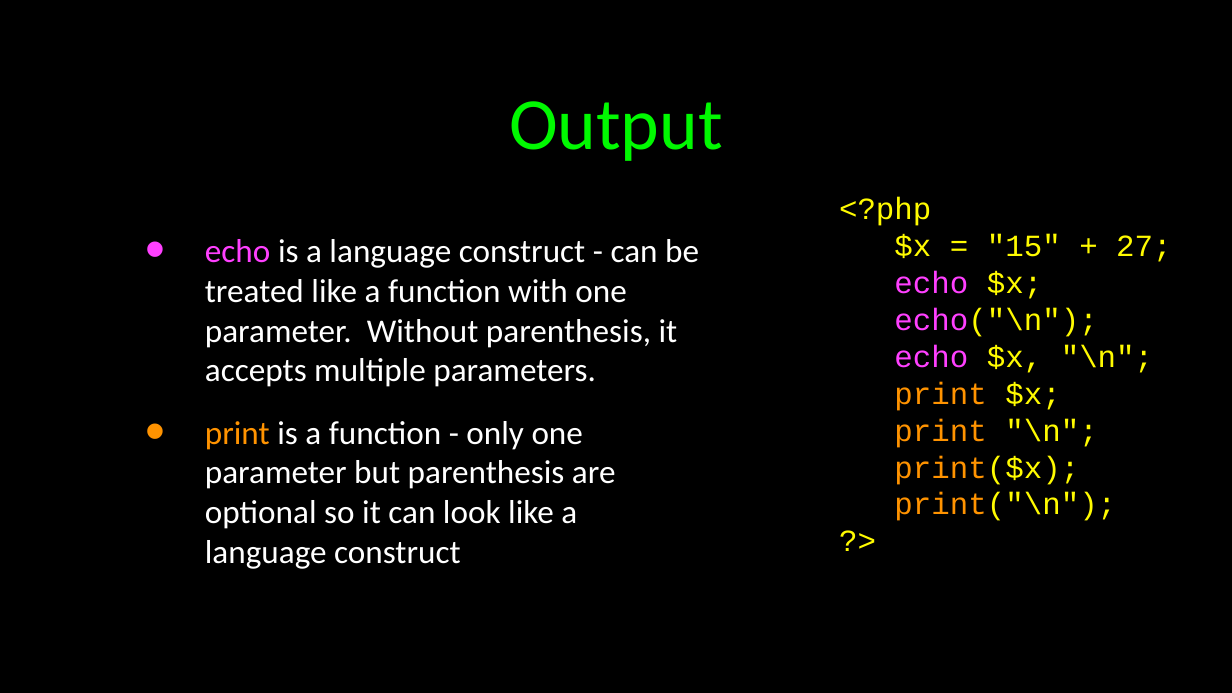
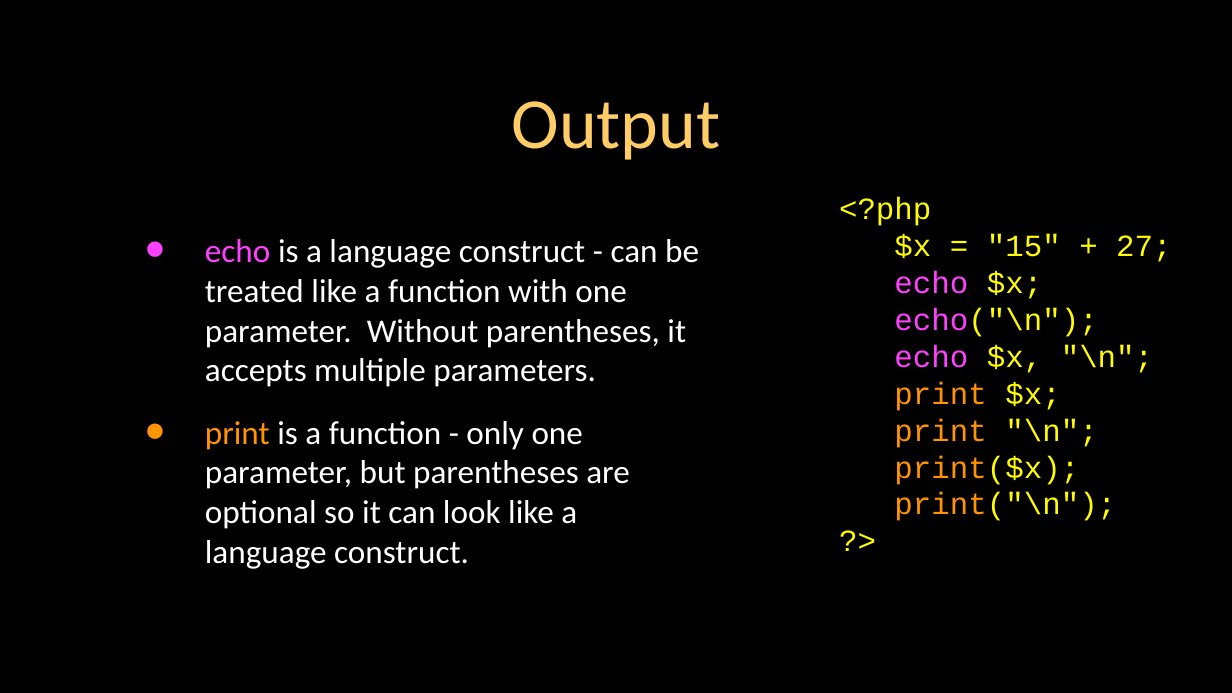
Before and after one commit to csev/wa4e, a slide deck: slide 17 of lectures/PHP-01-Overview.ppt. Drawn at 1232x693 pixels with LibreOffice and Linux fonts; fonts in the diff are those of the drawing. Boxes give left, top, right and bottom in pixels: in the first picture for what was removed or moved away, otherwise in the second. Text is boxed around its words. In the diff, an @@ line names an element or a change of style, - is before the commit and + after.

```diff
--- a/lectures/PHP-01-Overview.ppt
+++ b/lectures/PHP-01-Overview.ppt
@@ title "Output" at bbox=[511, 101, 720, 160]: size 43 to 42 pt, text colour #00F900 to #FFCC66 @@
@@ text at bbox=[205, 239, 699, 569]: text changed @@
-• echo is a language construct - can be treated like a function with one parameter. Without parenthesis, it accepts multiple parameters.
-• print is a function - only one parameter but parenthesis are optional so it can look like a language construct
+• echo is a language construct - can be treated like a function with one parameter. Without parentheses, it accepts multiple parameters.
+• print is a function - only one parameter, but parentheses are optional so it can look like a language construct.
```
Also in this commit, not shown: 44 other slides changed, 3 other files.
